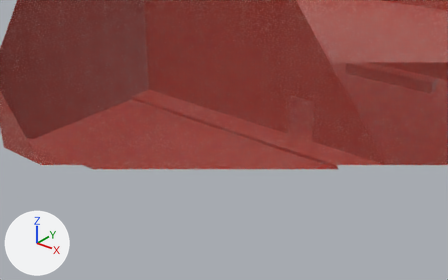
One commit to the Blender file assets-src/maps/map.blend: the scene before it, then after it.
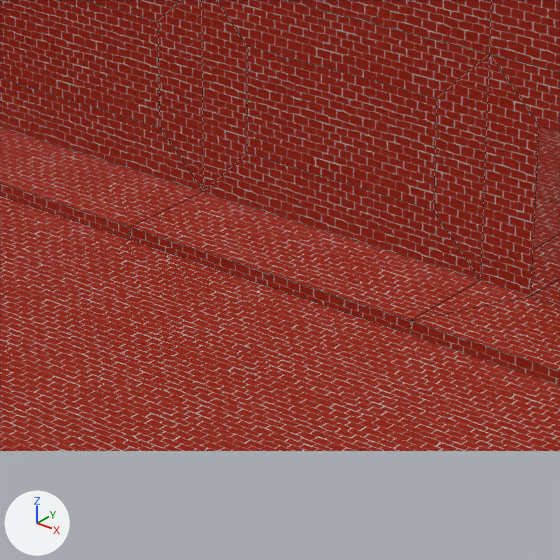
Each version appears first from a 50 mm camera at (20.7, -19.43, 18.08) aimed at (-3.22, 10.47, -0.45), and next in a close-up on the part from 37% to 66% of the width and 24% to 69% of the height. The lights are fixed; the arrows at lower left show +X, +Y and +Z. The older version's two pictures come first. The close-ups show mesh edges as thin lines. Everything nearer to the camera than a plane just in front of the edit is cut away.

Script lines for the objects in view, before the commit:
```python
me_cube = bpy.data.meshes.new('Cube')
me_cube.from_pydata(...)  # 1157 vertices, 1213 faces; spans x -18.0..122.0, y -10.0..86.0, z -2.0..17.0
# faces by material slot: [1166, 43, 4]
me_cube.materials.append(mat_brick_png)  # picture img_brick_png
me_cube.materials.append(mat_pavement_png)  # picture img_pavement_png
me_cube.materials.append(mat_checkmate_png)  # picture img_checkmate_png
ob_map = bpy.data.objects.new('map', me_cube)
ob_map.location = (0.0, 0.0, 0.0)
```
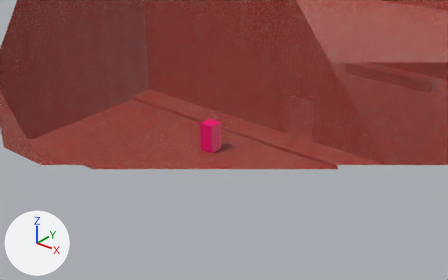
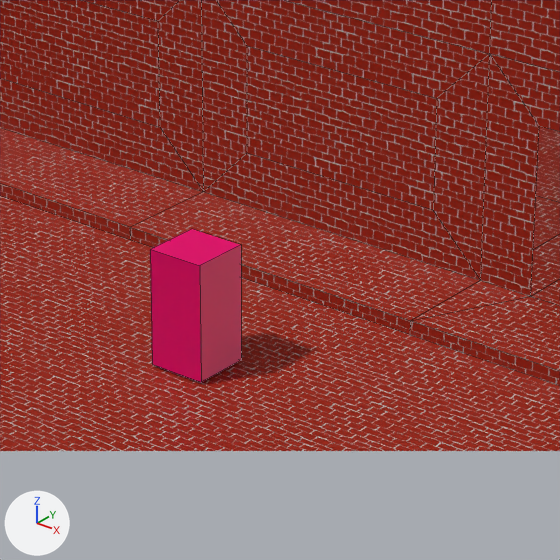
Edits to the scene script, one JSON object a line:
```json
{"op": "add", "block": "mat_material_003", "code": ["mat_material_003 = principled_material('Material.003')", "mat_material_003.base_color = (1.0, 0.0, 0.214)  # pink #ff007f"]}
{"op": "add", "block": "me_cube_003", "code": ["me_cube_003 = bpy.data.meshes.new('Cube.003')", "me_cube_003.from_pydata(...)  # a box spanning x -0.5..0.5, y -0.5..0.5, z -1.0..1.0", "me_cube_003.materials.append(mat_material_003)  # pink #ff007f"]}
{"op": "add", "block": "ob_enemy_001", "code": ["ob_enemy_001 = bpy.data.objects.new('enemy.001', me_cube_003)", "ob_enemy_001.location = (-4.0, 10.0, -0.2)"]}
```

Location of each change, [x1, y1, x2, y2] in pixels of the close-ups (560 x 560 px):
```json
{"object": "enemy.001", "change": "added", "after": [150, 229, 241, 382]}
```
